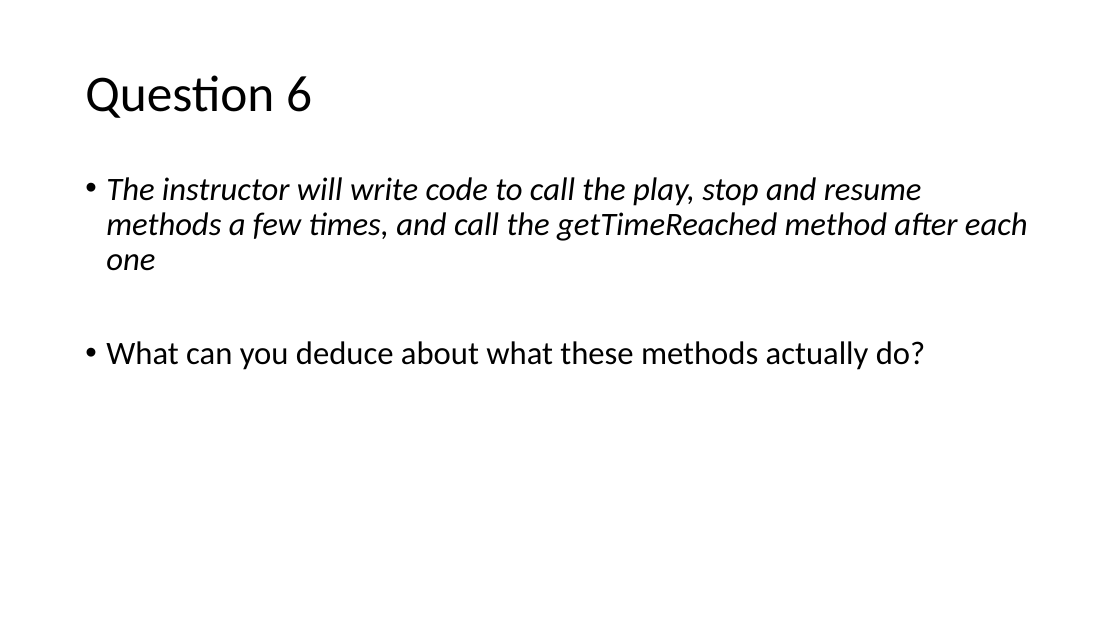
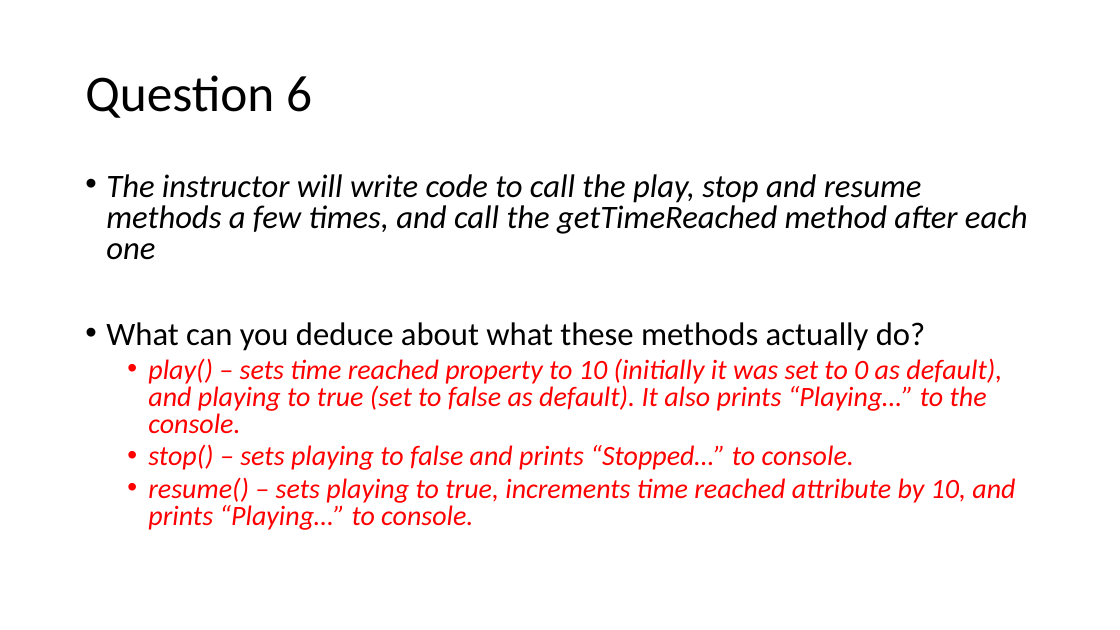
Before and after one commit to random-walkie/gasw_programming1, a slide deck: slide 9 of week2/activity/Week2Activity.pptx. Drawn at 1120x630 pixels with LibreOffice and Linux fonts; fonts in the diff are those of the drawing. Boxes give left, top, right and bottom in pixels: in the first picture for what was removed or moved away, otherwise in the second. Text is boxed around its words. In the diff, an @@ line names an element or a change of style, - is before the commit and + after.

Commit message:
Update MainMovies to demonstrate PlayList integration

```diff
--- a/week2/activity/Week2Activity.pptx
+++ b/week2/activity/Week2Activity.pptx
@@ text at [106,174,1028,351]: line spacing 0.9 to 0.8 @@
@@ text at [148,358,1015,530]: paragraphs added @@
+  • play() – sets time reached property to 10 (initially it was set to 0 as default), and playing to true (set to false as default). It also prints “Playing…” to the console.
+  • stop() – sets playing to false and prints “Stopped…” to console.
+  • resume() – sets playing to true, increments time reached attribute by 10, and prints “Playing…” to console.
```
Also in this commit, not shown: 3 other slides changed, 1 other file.
